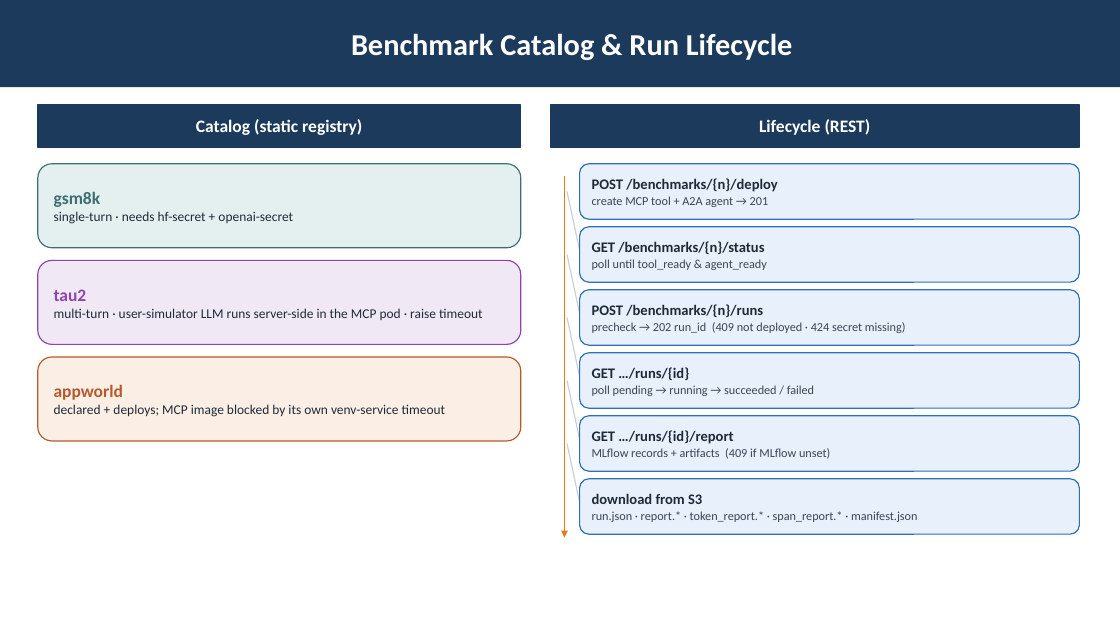
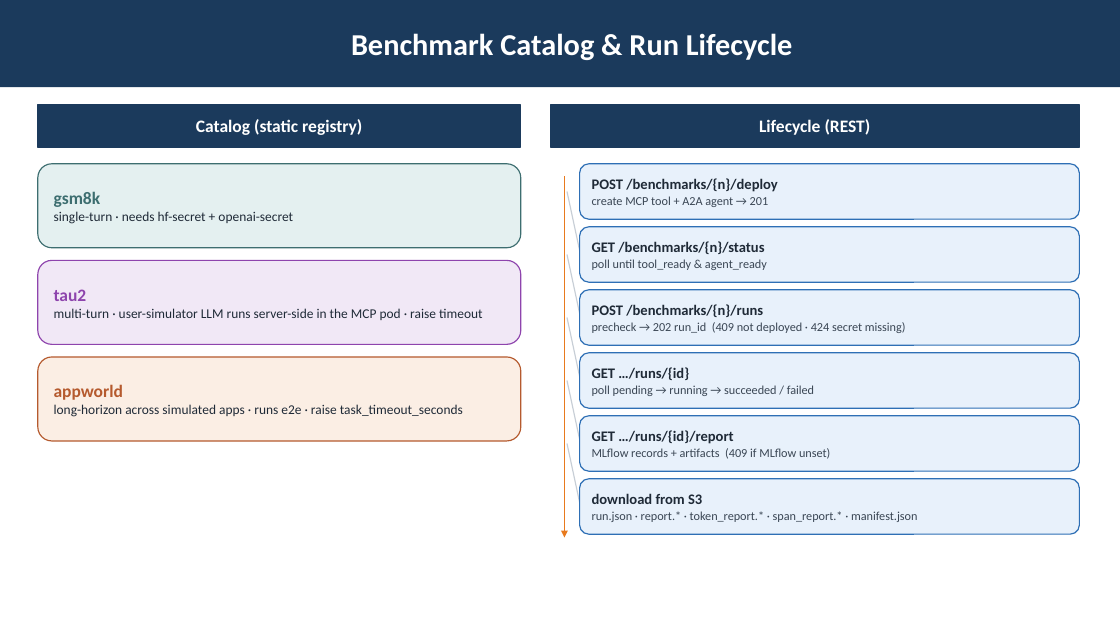
Before and after one commit to webchang/benchmarking, a slide deck: slide 7 of docs/BenchmarkingService.pptx (slide 6 before the commit). Drawn at 1120x630 pixels with LibreOffice and Linux fonts; fonts in the diff are those of the drawing. Boxes give left, top, right and bottom in pixels: in the first picture for what was removed or moved away, otherwise in the second. Text is boxed around its words. In the diff, an @@ line names an element or a change of style, - is before the commit and + after.

```diff
--- a/docs/BenchmarkingService.pptx
+++ b/docs/BenchmarkingService.pptx
@@ text in rounded rectangle at [54,404,463,417]: text changed @@
-declared + deploys; MCP image blocked by its own venv-service timeout
+long-horizon across simulated apps · runs e2e · raise task_timeout_seconds
```
Also in this commit, not shown: 4 slides added, 2 other files.
